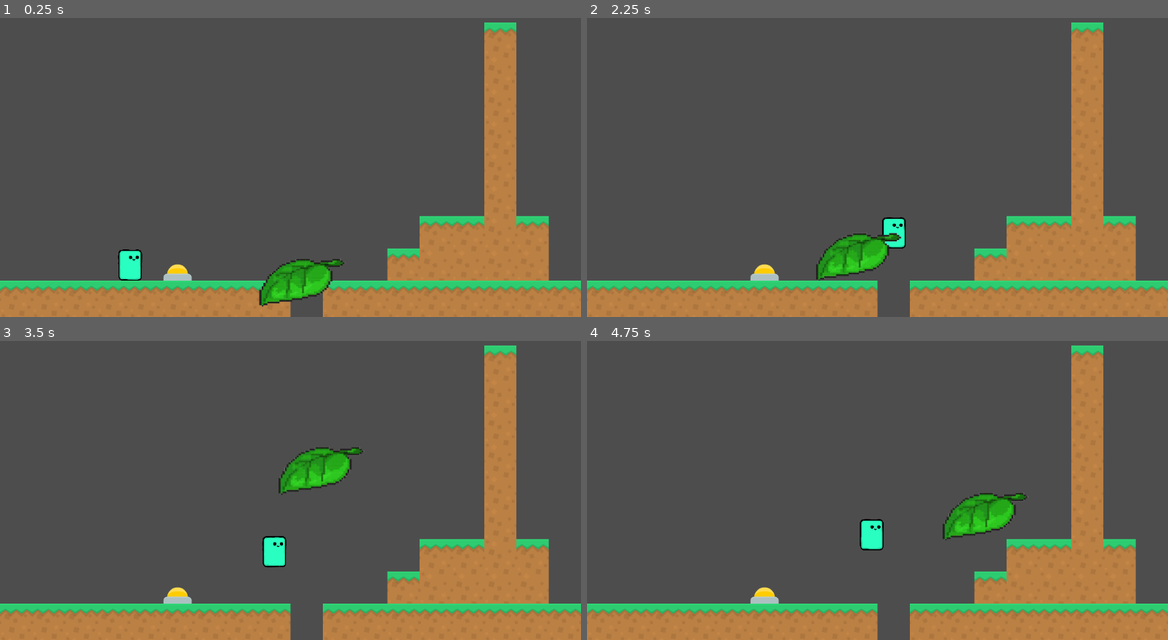
Above: before the commit, frames 1-4 (two rows, left to right).
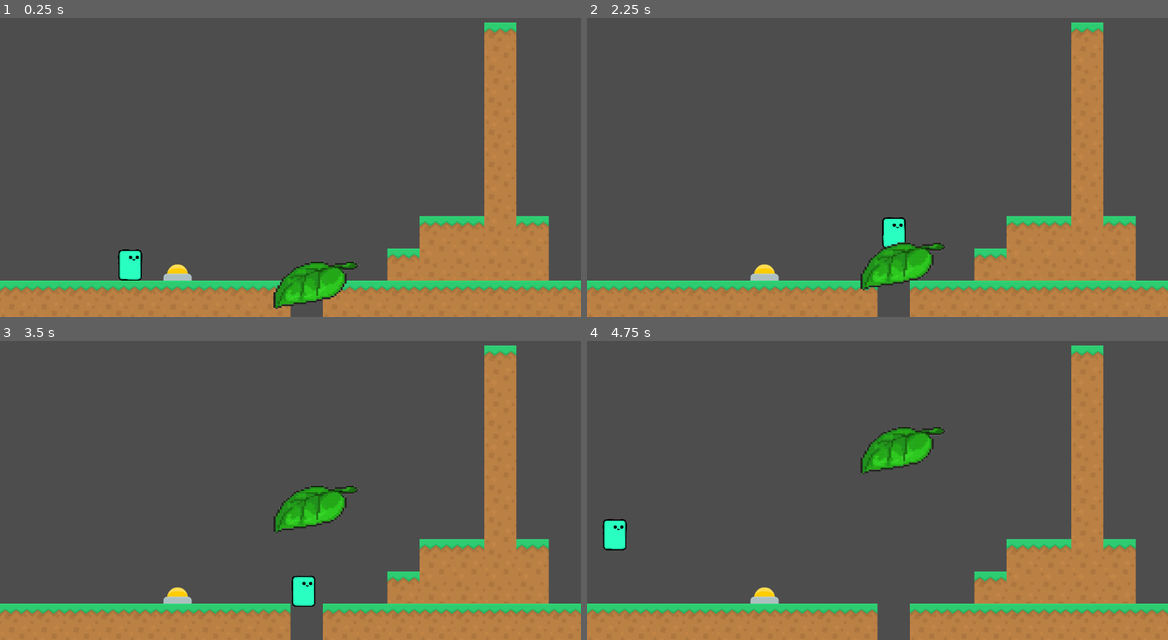
Above: after the commit, the same moments.

Repository: mikanthrop/Projektstudium_Fukurou
Game: Godot game, scene res://assets/scenes/screens/main.tscn
The game is run twice, just before and just after one commit, with the same random seed, the same clock (stepped at 60 frames per second) and the same inputs.
Inputs:
- Up to frame 1 (0.25 s): no input
- Up to frame 2 (2.25 s): tap Enter at 0.5 s; hold Shift (dash) 0.53-1.28 s; hold Right (move_right) 0.53-2.03 s; tap Space (jump) at 0.77, 1.52 s; tap Ctrl (hold) at 1.35 s; hold Left (move_left) from 2.03 s (still down); hold Shift (dash) from 2.03 s (still down)
- Up to frame 3 (3.5 s): release Left (move_left) at 2.78 s; release Shift (dash) at 2.78 s; hold Right (move_right) from 2.78 s (still down); tap Ctrl (hold) at 2.85 s; tap Space (jump) at 3.02 s
- Up to frame 4 (4.75 s): hold Shift (dash) 3.53-4.28 s; tap Space (jump) at 3.77, 4.52 s; release Right (move_right) at 4.28 s; hold Left (move_left) from 4.28 s (still down); tap Ctrl (hold) at 4.35 s

The runs differ from the first frame. In frame 1, 1.6% of the frame differs, in the area x 44-62%, y 80-98%; in frame 2, 2.7%; in frame 3, 3.6%; in frame 4, 3.7%, in the area x 2-76%, y 28-71%.

Commit message:
Feat: camera follows player

Diff:
--- a/assets/scenes/screens/main.tscn
+++ b/assets/scenes/screens/main.tscn
@@ -332,9 +332,9 @@
 
 [sub_resource type="Curve2D" id="Curve2D_mw6x1"]
 _data = {
-"points": PackedVector2Array(0, 0, 0, 0, 75.2961, -43, 0, 0, 0, 0, -43.9932, -162, 0, 0, 0, 0, 154.822, -357, 0, 0, 0, 0, 241.963, -211)
+"points": PackedVector2Array(0, 0, 0, 0, 99, -38, 0, 0, 0, 0, 99, -356)
 }
-point_count = 4
+point_count = 2
 
 [node name="main" type="Node2D"]
 
